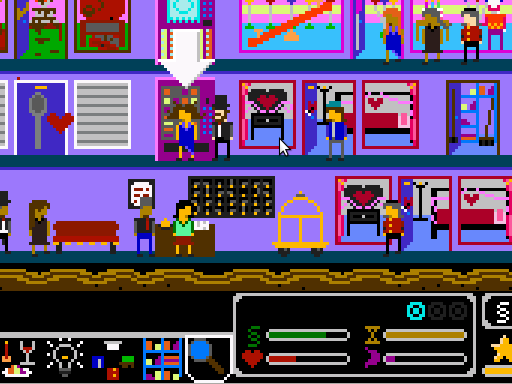
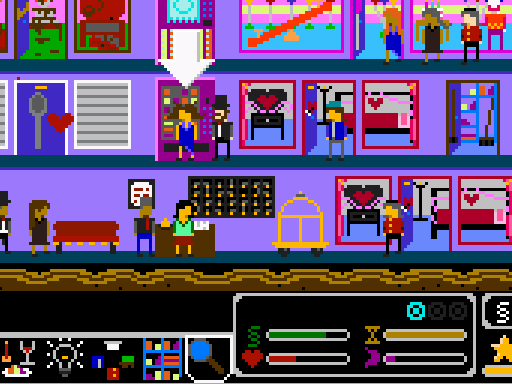
Layer changes from the first 512 × 384 image to the second:
painted on "Screenshot from 2013-01-04 23:46:56.png" over [278, 137, 293, 158]
